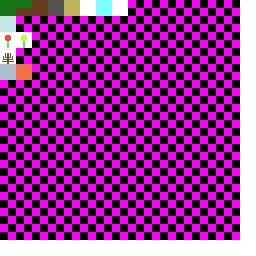
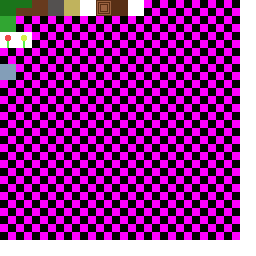
The second 256x256 image is a revision of the first. Changes to its layers:
"water": opacity 50% → 75% over left=0, top=64, right=16, bottom=80
removed layer "glass" (was 50%) over left=0, top=16, right=16, bottom=32
painted on "atlas.png" over left=0, top=0, right=144, bottom=80
